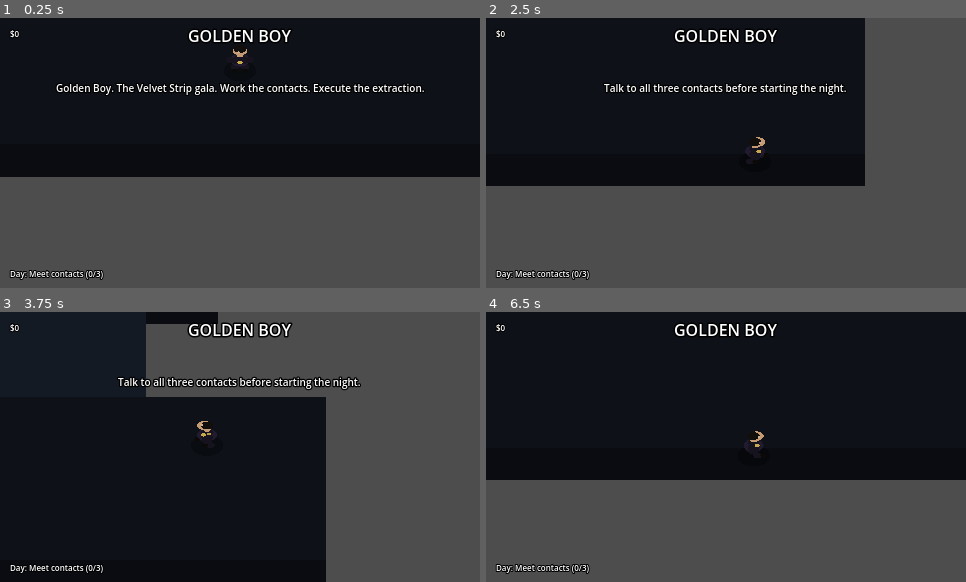
Above: before the commit, frames 1-4 (two rows, left to right).
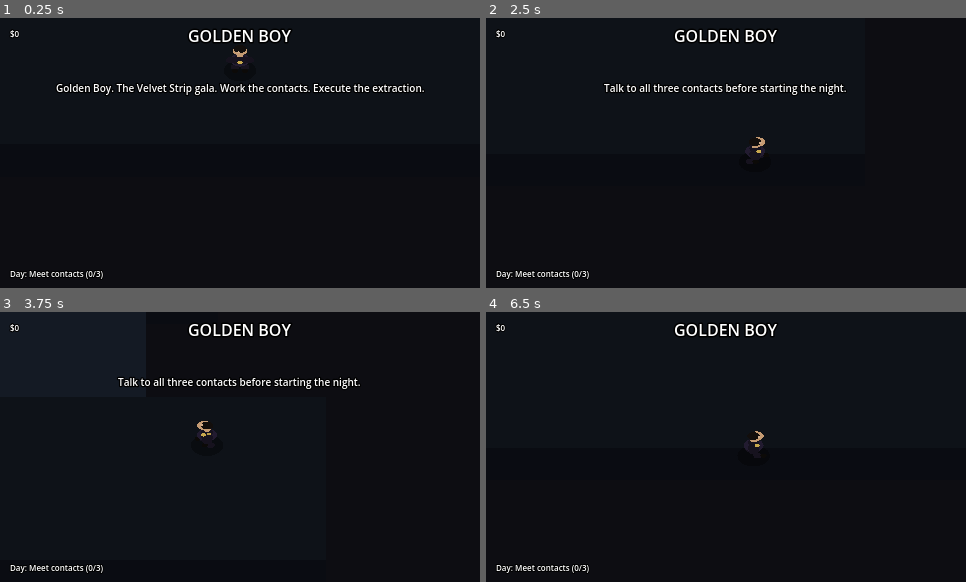
Above: after the commit, the same moments.

Repository: TheJohnCipher/golden_boy_3d_orthographic_closecam
Game: Godot game, scene res://scenes/main.tscn
Same seed, same stepped clock (60 frames per second), same inputs: the game is played once before the commit and once after it.
Inputs:
- Up to frame 1 (0.25 s): no input
- Up to frame 2 (2.5 s): hold D (move_right) 0.53-1.28 s; hold Shift (sprint) 0.53-1.28 s; hold S (move_back) 1.28-2.03 s; tap E (interact) at 1.35 s; tap Shift (sprint) at 1.55, 2.3 s; hold D (move_right) from 2.03 s (still down); hold Tab (phase_switch) from 2.03 s (still down)
- Up to frame 3 (3.75 s): release D (move_right) at 2.78 s; release Tab (phase_switch) at 2.78 s; hold W (move_forward) 2.78-3.53 s; tap Shift (sprint) at 2.85 s; hold A (move_left) from 3.53 s (still down); hold Shift (sprint) from 3.53 s (still down)
- Up to frame 4 (6.5 s): release Shift (sprint) at 4.28 s; tap E (interact) at 4.35 s; tap Shift (sprint) at 4.55, 5.3, 5.85 s; release A (move_left) at 5.03 s; hold S (move_back) 5.03-5.78 s; hold Tab (phase_switch) 5.03-5.78 s; hold D (move_right) from 5.78 s (still down)

The runs differ from the first frame. In frame 1, 41% of the frame differs, in the area x 0-100%, y 58-100%; in frame 2, 50%, in the area x 0-100%, y 0-100%; in frame 3, 41%; in frame 4, 37%.

Commit message:
Fix world_2d.gd syntax, NPC typed arrays, and map rendering logic

Diff:
--- a/scripts/player_2d.gd
+++ b/scripts/player_2d.gd
@@ -9,6 +9,8 @@
 var _move_time     := 0.0
 
 func _physics_process(delta: float) -> void:
+	var has_sprint = InputMap.has_action("sprint")
+
 	var dir := Vector2(
 		Input.get_action_strength("move_right") - Input.get_action_strength("move_left"),
 		Input.get_action_strength("move_back")  - Input.get_action_strength("move_forward")
@@ -20,7 +22,9 @@
 		_move_time += delta
 	else:
 		_move_time = 0.0
-	velocity = dir * (SPRINT_SPEED if Input.is_action_pressed("sprint") else WALK_SPEED)
+
+	var is_sprinting = has_sprint and Input.is_action_pressed("sprint")
+	velocity = dir * (SPRINT_SPEED if is_sprinting else WALK_SPEED)
 	move_and_slide()
 	queue_redraw()
 
@@ -28,7 +32,7 @@
 	var hidden := is_hidden()
 	var moving := _move_time > 0.0
 	var step   := sin(_move_time * 12.0)
-	var sprint := Input.is_action_pressed("sprint")
+	var sprint := InputMap.has_action("sprint") and Input.is_action_pressed("sprint")
 
 	var c_suit := Color("#16121e") if not hidden else Color("#0a080f")
 	var c_mid  := Color("#221b30") if not hidden else Color("#110f18")
--- a/scripts/world_2d.gd
+++ b/scripts/world_2d.gd
@@ -36,7 +36,9 @@
 	mission.mission_failed.connect(_fail_mission)
 	mission.difficulty_spiked.connect(_on_difficulty_spiked)
 
+	RenderingServer.set_default_clear_color(Color("#0d0d12")) # Dark, moody background
 	_init_input_map()
+	y_sort_enabled = true # Enable depth sorting for the whole world
 	_init_roots()
 	_setup_camera()
 	_setup_environment_layers()
@@ -62,7 +64,9 @@
 
 # ── Roots & lights ────────────────────────────────────────────────────────────
 func _init_roots() -> void:
-	npc_root    = Node2D.new(); npc_root.name    = "NPCs";    add_child(npc_root)
+	npc_root    = Node2D.new(); npc_root.name    = "NPCs"
+	npc_root.y_sort_enabled = true # Ensure NPCs sort against each other
+	add_child(npc_root)
 
 # ── Runtime Overlays ─────────────────────────────────────────────────────────
 func _draw() -> void:
@@ -206,6 +210,7 @@
 
 func _spawn_player_node() -> void:
 	player = GameConstants.PLAYER_SCRIPT.new(); player.world_ref = self
+	player.y_sort_enabled = true # Ensure player sorts against the world
 	var cs = CollisionShape2D.new(); var sh = CircleShape2D.new()
 	sh.radius = 6.0; cs.shape = sh; player.add_child(cs)
 	player.position = Vector2(320.0, 530.0); add_child(player)
@@ -215,6 +220,7 @@
 	for s in GameConstants.NPC_SPAWNS:
 		var npc = GameConstants.NPC_SCRIPT.new(); npc.world_ref = self
 		npc.setup(s.role, s.name, s.key, s.phase)
+		npc.y_sort_enabled = true
 		npc.position = s.pos; npc.patrol_points.assign(s.patrol)
 		npc.suspicion_detected.connect(mission.raise_suspicion)
 		var cs = CollisionShape2D.new(); var sh = CircleShape2D.new()
